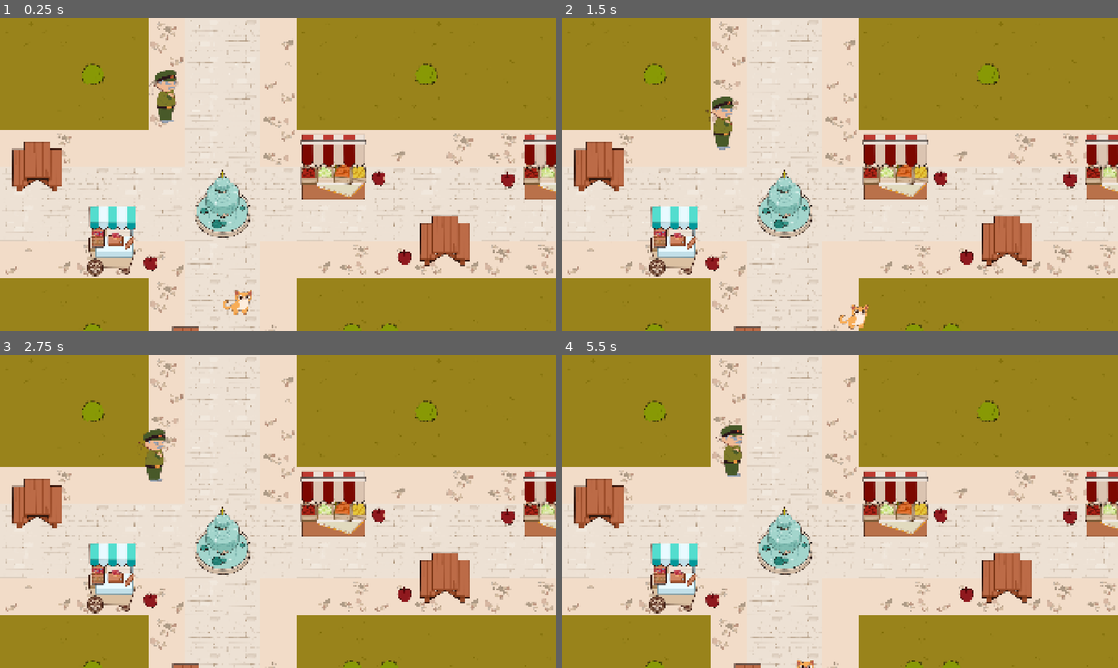
Above: before the commit, frames 1-4 (two rows, left to right).
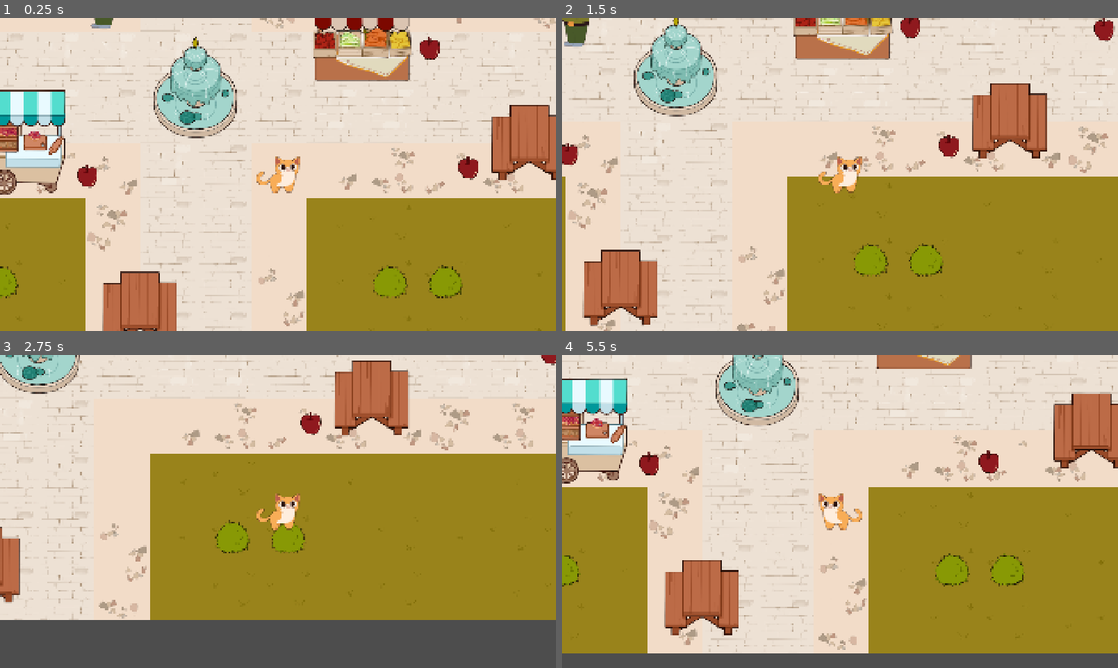
Above: after the commit, the same moments.

Repository: Lambozhuang/project-cats
Game: Godot game, scene res://demo_1.tscn
Two runs of this game, one before a commit and one after it. Both use one fixed random seed, a clock stepped at 60 frames per second and the inputs below.
Inputs:
- Up to frame 1 (0.25 s): no input
- Up to frame 2 (1.5 s): hold Right (move_right) 0.53-1.28 s; tap G (carry) at 0.6, 1.35 s; hold Down (move_down) from 1.28 s (still down)
- Up to frame 3 (2.75 s): release Down (move_down) at 2.03 s; hold Right (move_right) from 2.03 s (still down); tap G (carry) at 2.1 s
- Up to frame 4 (5.5 s): release Right (move_right) at 2.78 s; hold Up (move_up) 2.78-3.53 s; tap G (carry) every 0.75 s from 2.85 to 5.1 s; hold Left (move_left) 3.53-5.03 s; hold Down (move_down) from 5.03 s (still down)

The runs differ from the first frame. In frame 1, 61% of the frame differs, in the area x 0-100%, y 0-100%; in frame 2, 65%; in frame 3, 82%; in frame 4, 69%.

Commit message:
Add camera to player and clamp player and villain

Diff:
--- a/demo_1.tscn
+++ b/demo_1.tscn
@@ -9,11 +9,11 @@
 
 [node name="level1_map" parent="." instance=ExtResource("1_5c1db")]
 
+[node name="Villain" parent="." instance=ExtResource("2_5c1db")]
+position = Vector2(569, 397)
+
 [node name="Player" parent="." instance=ExtResource("1_6c8g1")]
-position = Vector2(819, 980)
-
-[node name="Villain" parent="." instance=ExtResource("2_5c1db")]
-position = Vector2(565, 251)
+position = Vector2(958, 842)
 
 [node name="Node" type="Node" parent="."]
 
--- a/item.gd
+++ b/item.gd
@@ -2,15 +2,10 @@
 
 var isCarried = false
 
-# Called every frame. 'delta' is the elapsed time since the previous frame.
-func _process(delta: float) -> void:
-	pass
-
-
 func _physics_process(delta: float) -> void:
 	if isCarried == true:
 		var attach_point = get_node("../../Player/Marker2D").get_global_position()
-		var offset = Vector2(40, 30)  # Adjust the x value as desired
+		var offset = Vector2(0, -20)  # Adjust the x value as desired
 		self.position = attach_point + offset
 
 
@@ -27,6 +22,7 @@
 		if isCarried:
 			print("release the item")
 			isCarried = false
+			self.position = self.position - Vector2(0, -40)
 			get_node("../../Player").canCarry = true
 
 func _on_area_2d_body_entered(body: Node2D) -> void:
--- a/level1_128.tres
+++ b/level1_128.tres
@@ -47,49 +47,50 @@
 1:0/0 = 0
 1:0/0/physics_layer_0/polygon_0/points = PackedVector2Array(-64, -23.1, 24.2, -24.75, 23.65, 64, -64, 64)
 0:1/0 = 0
-0:1/0/physics_layer_0/polygon_0/points = PackedVector2Array(-21.45, -64, 64, -64, 64, 23.65, -22.55, 23.1)
+0:1/0/physics_layer_0/polygon_0/points = PackedVector2Array(-21.45, -64, 64, -64, 64, -19.25, 8.8, 22, -22.55, 23.1)
 1:1/0 = 0
-1:1/0/physics_layer_0/polygon_0/points = PackedVector2Array(-64, -64, 20.35, -64, 20.35, 25.3, -64, 24.2)
+1:1/0/physics_layer_0/polygon_0/points = PackedVector2Array(-64, -64, 20.35, -64, 20.35, 25.3, -12.1, 18.7, -64, -18.15)
 
 [sub_resource type="TileSetAtlasSource" id="TileSetAtlasSource_hytcm"]
 texture = ExtResource("4_ivhot")
 texture_region_size = Vector2i(128, 128)
 0:0/0 = 0
-0:0/0/physics_layer_0/polygon_0/points = PackedVector2Array(-12.1, -64, 64, -64, 64, 64, -12.65, 64)
+0:0/0/physics_layer_0/polygon_0/points = PackedVector2Array(-10.45, -52.8, 64, -52.25, 64, 64, -12.65, 64)
 1:0/0 = 0
-1:0/0/physics_layer_0/polygon_0/points = PackedVector2Array(-64, -64, 20.9, -64, 22, 64, -64, 64)
+1:0/0/physics_layer_0/polygon_0/points = PackedVector2Array(-64, -53.9, 16.5, -53.35, 18.7, 64, -64, 64)
 0:1/0 = 0
-0:1/0/physics_layer_0/polygon_0/points = PackedVector2Array(-15.95, -64, 64, -64, 64, 64, -22, 64)
+0:1/0/physics_layer_0/polygon_0/points = PackedVector2Array(-15.95, -64, 64, -64, 64, 30.8, -14.85, 50.6)
 1:1/0 = 0
-1:1/0/physics_layer_0/polygon_0/points = PackedVector2Array(-64, -64, 18.15, -64, 17.05, 64, -64, 64)
+1:1/0/physics_layer_0/polygon_0/points = PackedVector2Array(-64, -64, 18.15, -64, -1.64999, 47.85, -64, 33)
 
 [sub_resource type="TileSetAtlasSource" id="TileSetAtlasSource_6hjcc"]
 texture = ExtResource("5_yt1ba")
 texture_region_size = Vector2i(128, 128)
 0:0/0 = 0
-0:0/0/physics_layer_0/polygon_0/points = PackedVector2Array(1.10001, -6.05, 64, -64, 64, 64, -64, 64)
+0:0/0/physics_layer_0/polygon_0/points = PackedVector2Array(11.55, 9.35001, 64, -55.55, 64, 64, -29.7, 64)
 1:0/0 = 0
-1:0/0/physics_layer_0/polygon_0/points = PackedVector2Array(-64, -64, 1.65, -2.2, 64, 64, -64, 64)
+1:0/0/physics_layer_0/polygon_0/points = PackedVector2Array(-64, -56.65, -10.45, 7.15, 28.05, 64, -64, 64)
 0:1/0 = 0
-0:1/0/physics_layer_0/polygon_0/points = PackedVector2Array(-64, -64, 64, -64, 64, 64, -24.2, 30.25)
+0:1/0/physics_layer_0/polygon_0/points = PackedVector2Array(-29.7, -64, 64, -64, 64, 52.25, -22.55, 13.75)
 1:1/0 = 0
-1:1/0/physics_layer_0/polygon_0/points = PackedVector2Array(-64, -64, 64, -64, 20.9, 33, -64, 64)
+1:1/0/physics_layer_0/polygon_0/points = PackedVector2Array(-64, -64, 28.05, -64, 20.35, 17.05, -64, 51.7)
 
 [sub_resource type="TileSetAtlasSource" id="TileSetAtlasSource_mphwo"]
 texture = ExtResource("6_6i7he")
 texture_region_size = Vector2i(128, 128)
 0:0/0 = 0
-0:0/0/physics_layer_0/polygon_0/points = PackedVector2Array(-64, -64, 64, -64, 64, 64, -64, 64)
+0:0/0/physics_layer_0/polygon_0/points = PackedVector2Array(-46.75, -48.4, 64, -45.65, 64, 64, -46.2, 64)
 1:0/0 = 0
-1:0/0/physics_layer_0/polygon_0/points = PackedVector2Array(-64, -64, 64, -64, 64, 64, -64, 64)
+1:0/0/physics_layer_0/polygon_0/points = PackedVector2Array(-64, -47.3, 42.35, -46.75, 41.8, 64, -64, 64)
 0:1/0 = 0
-0:1/0/physics_layer_0/polygon_0/points = PackedVector2Array(-64, -64, 64, -64, 64, 64, -64, 64)
+0:1/0/physics_layer_0/polygon_0/points = PackedVector2Array(-48.4, -64, 64, -64, 64, 48.4, -45.65, 47.85)
 1:1/0 = 0
-1:1/0/physics_layer_0/polygon_0/points = PackedVector2Array(-64, -64, 64, -64, 64, 64, -64, 64)
+1:1/0/physics_layer_0/polygon_0/points = PackedVector2Array(-64, -64, 45.1, -64, 42.9, 47.3, -64, 47.3)
 
 [resource]
 tile_size = Vector2i(128, 128)
-physics_layer_0/collision_layer = 1
+physics_layer_0/collision_layer = 15
+physics_layer_0/collision_mask = 15
 sources/24 = SubResource("TileSetAtlasSource_k0whv")
 sources/37 = SubResource("TileSetAtlasSource_v1awq")
 sources/4 = SubResource("TileSetAtlasSource_0jqw6")
--- a/player.gd
+++ b/player.gd
@@ -3,6 +3,9 @@
 
 @export var speed := 200.0
 var canCarry = true
+
+func _process(delta: float) -> void:
+	position = position.clamp(Vector2.ZERO, Vector2(1920, 1280))
 
 func _physics_process(delta: float) -> void:
 	var input_vector = Vector2.ZERO
@@ -16,4 +19,8 @@
 
 	# Apply movement
 	velocity = input_vector * speed
+
+	if velocity.x != 0:
+		$Sprite2D.flip_h = velocity.x < 0
+
 	move_and_slide()
--- a/player.tscn
+++ b/player.tscn
@@ -22,3 +22,6 @@
 
 [node name="Marker2D" type="Marker2D" parent="."]
 position = Vector2(0, -22)
+
+[node name="Camera2D" type="Camera2D" parent="."]
+zoom = Vector2(1.5, 1.5)
--- a/villain.gd
+++ b/villain.gd
@@ -16,6 +16,9 @@
 	# pass it from the outside
 	_player = get_tree().get_root().find_child("Player", true, false)
 
+func _process(delta: float) -> void:
+	position = position.clamp(Vector2.ZERO, Vector2(1920, 1080))
+
 func _physics_process(delta: float) -> void:
 	if not _player:
 		return
@@ -30,6 +33,8 @@
 func chase_player(delta: float) -> void:
 	var direction = (_player.global_position - global_position).normalized()
 	velocity = direction * speed
+	if velocity.x != 0:
+		$Sprite2D.flip_h = velocity.x < 0
 	move_and_slide()
 
 func wander_around(delta: float) -> void:
@@ -42,4 +47,6 @@
 		_timer = wander_time
 
 	velocity = _wander_direction * (speed * 0.5)  # maybe wander slower
+	if velocity.x != 0:
+		$Sprite2D.flip_h = velocity.x < 0
 	move_and_slide()
--- a/villain.tscn
+++ b/villain.tscn
@@ -7,6 +7,9 @@
 size = Vector2(100, 200)
 
 [node name="Villain" type="CharacterBody2D"]
+collision_layer = 2
+collision_mask = 2
+motion_mode = 1
 script = ExtResource("1_hig5a")
 speed = 150.0
 detection_range = 400.0
